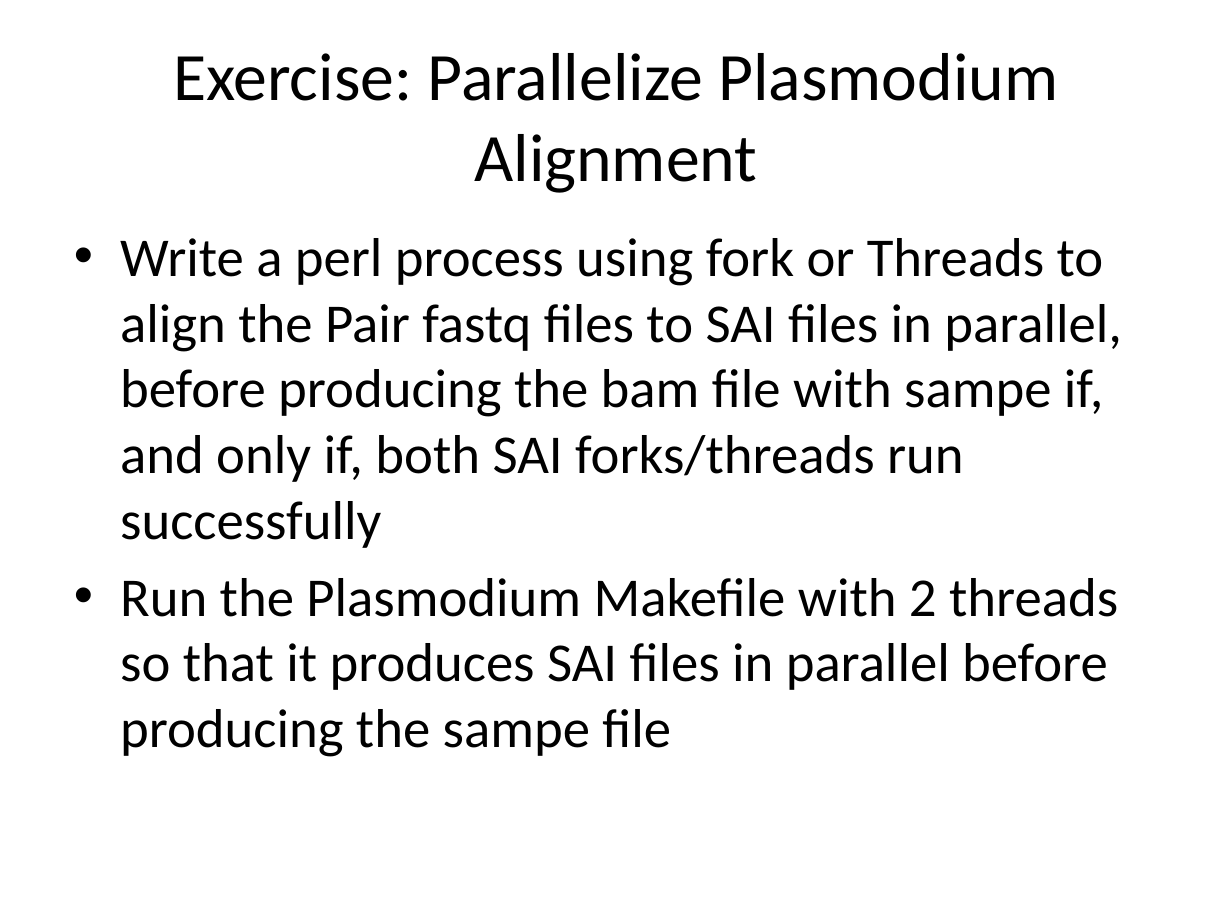
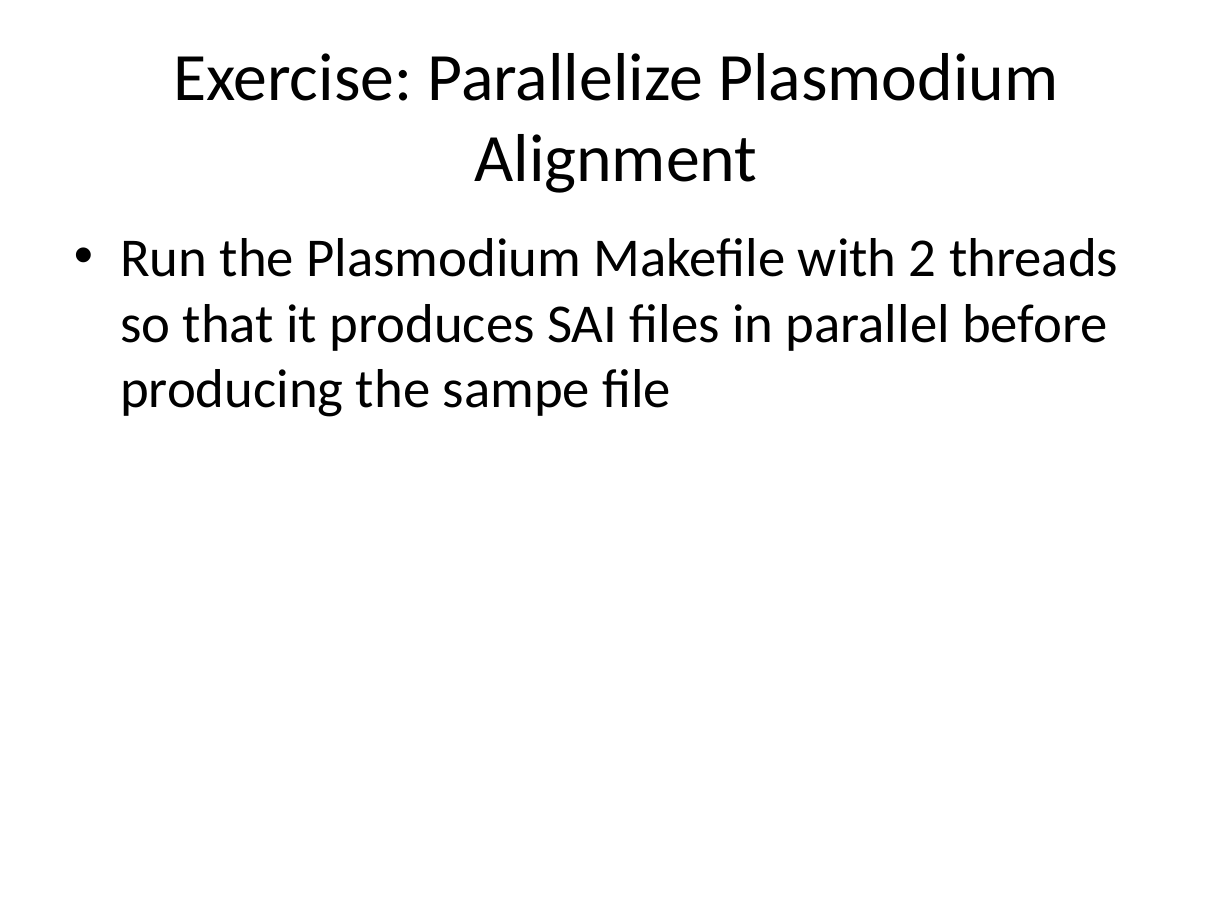
Before and after one commit to rvosa/ngs-workflows, a slide deck: slide 20 of doc/slides/day3/session3/Parallelization.pptx (slide 14 before the commit). Drawn at 1232x924 pixels with LibreOffice and Linux fonts; fonts in the diff are those of the drawing. Boxes give left, top, right and bottom in pixels: in the first picture for what was removed or moved away, otherwise in the second. Text is boxed around its words. In the diff, an @@ line names an element or a change of style, - is before the commit and + after.

Commit message:
updated slides for day3

```diff
--- a/doc/slides/day3/session3/Parallelization.pptx
+++ b/doc/slides/day3/session3/Parallelization.pptx
@@ text at [120,238,1122,548]: paragraph removed @@
-• Write a perl process using fork or Threads to align the Pair fastq files to SAI files in parallel, before producing the bam file with sampe if, and only if, both SAI forks/threads run successfully
```
Also in this commit, not shown: 6 other slides changed, 12 slides added, 7 slides removed, 3 other files.
